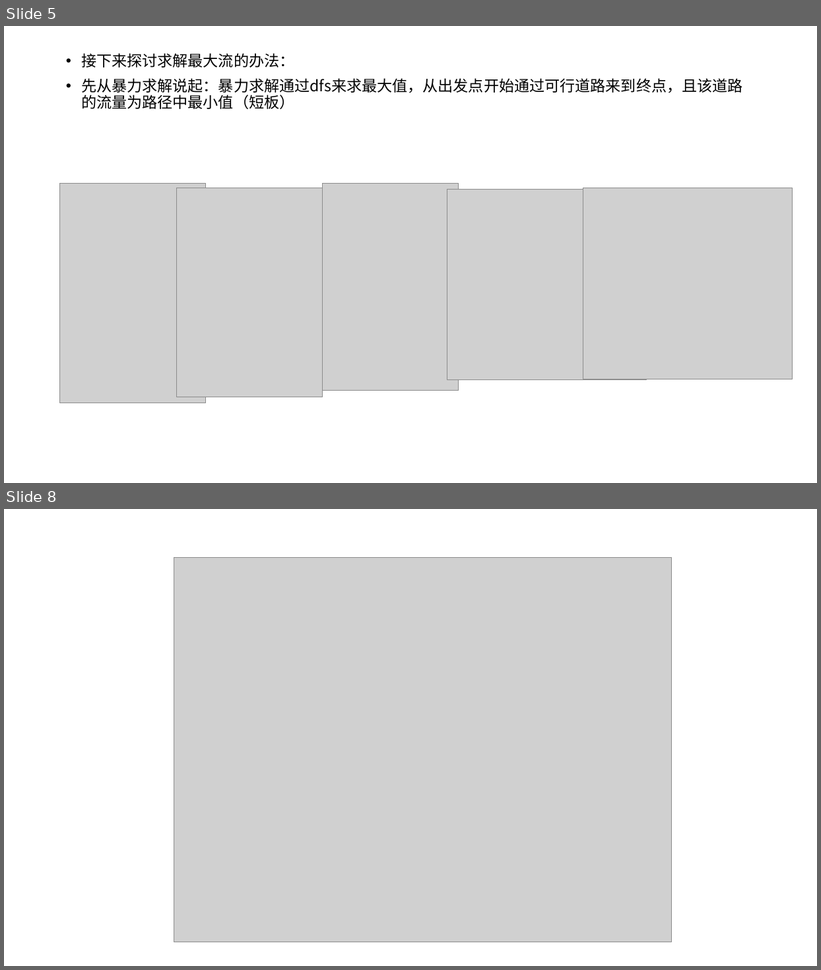
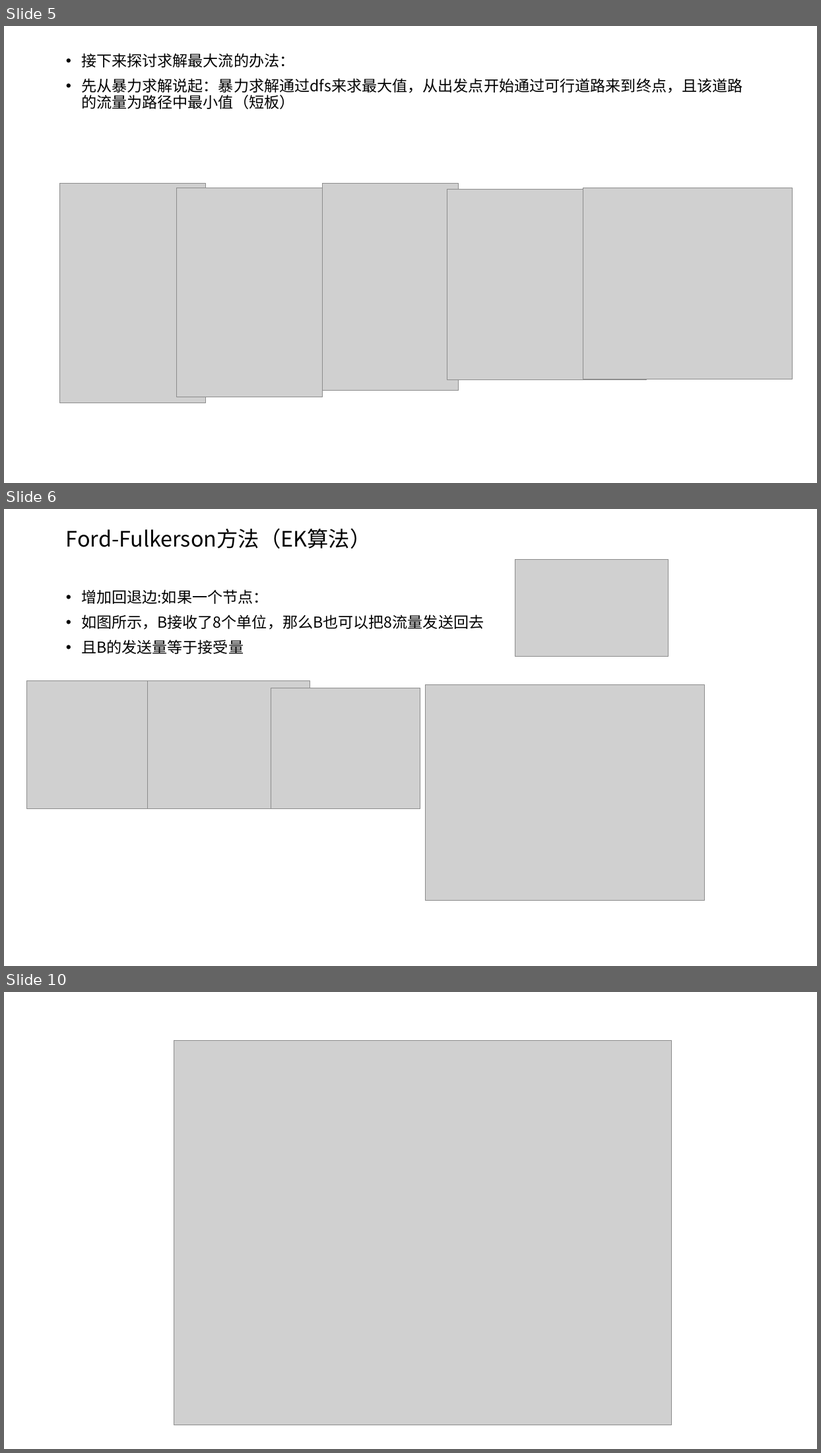
Before and after one commit to VirtualPuffer/Algorithm_Experiment, a slide deck: report/实验6/算法实验06.pptx. Shown one above the other, each under a label of ours: slides 5 and 8 before the commit, slides 5, 6 and 10 after it; the slides between them are not shown. The pictures are 821x970 and 821x1453 pixels, drawn with LibreOffice and Linux fonts; fonts in the diff are those of the drawing; grey boxes stand for pictures. Boxes give left, top, right and bottom in pixels: in the first picture for what was removed or moved away, otherwise in the second. Text is boxed around its words. In the diff, an @@ line names an element or a change of style, - is before the commit and + after.

```diff
--- a/report/实验6/算法实验06.pptx
+++ b/report/实验6/算法实验06.pptx
@@ slide 6 added at (4, 509, 817, 966), background #FFFFFF @@
@@ title added at (66, 528, 372, 549), 25.2 pt, text #000000 @@
+Ford-Fulkerson方法（EK算法）
@@ picture added at (516, 559, 668, 656) @@
@@ text added at (81, 590, 484, 654), 18 pt, text #000000 @@
+• 增加回退边:如果一个节点：
+• 如图所示，B接收了8个单位，那么B也可以把8流量发送回去
+• 且B的发送量等于接受量
@@ picture added at (26, 681, 189, 809) @@
@@ picture added at (147, 681, 310, 809) @@
@@ picture added at (426, 685, 705, 900) @@
@@ picture added at (271, 689, 420, 809) @@
@@ what was slide 8 is now slide 10 @@
```
Also in this commit, not shown: 2 slides changed, 1 other slide added, 1 other file.
